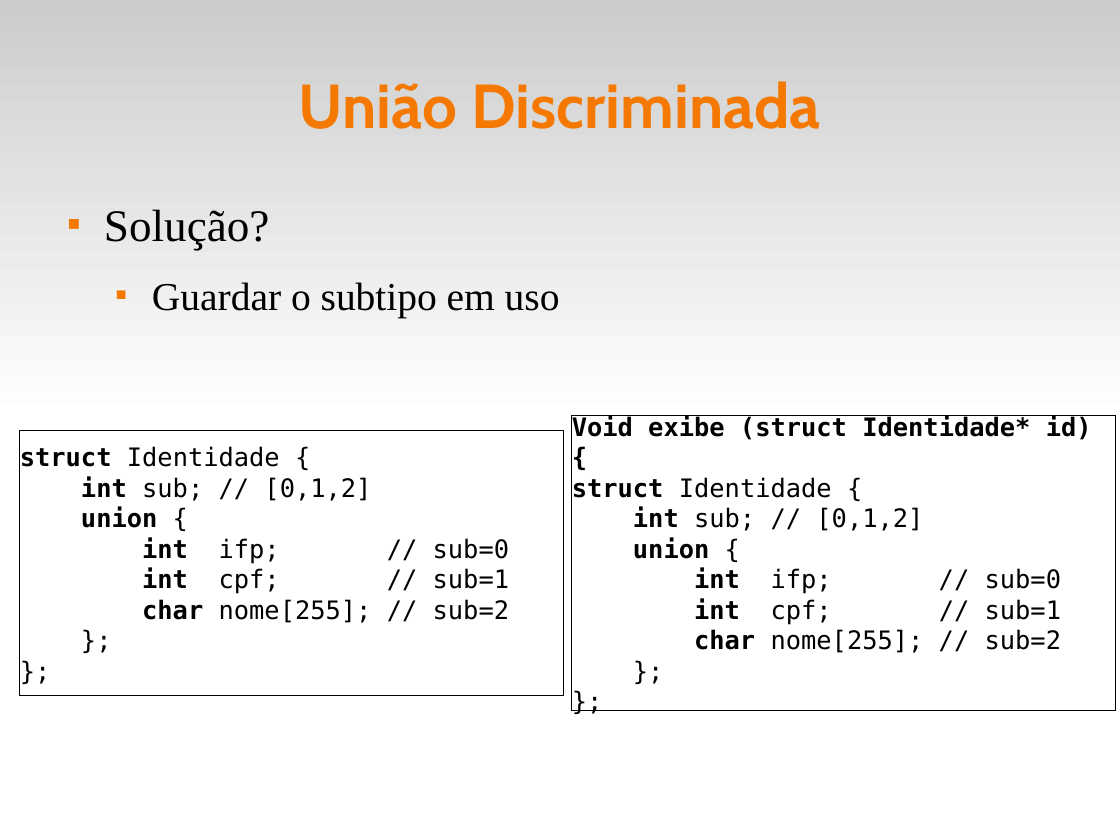
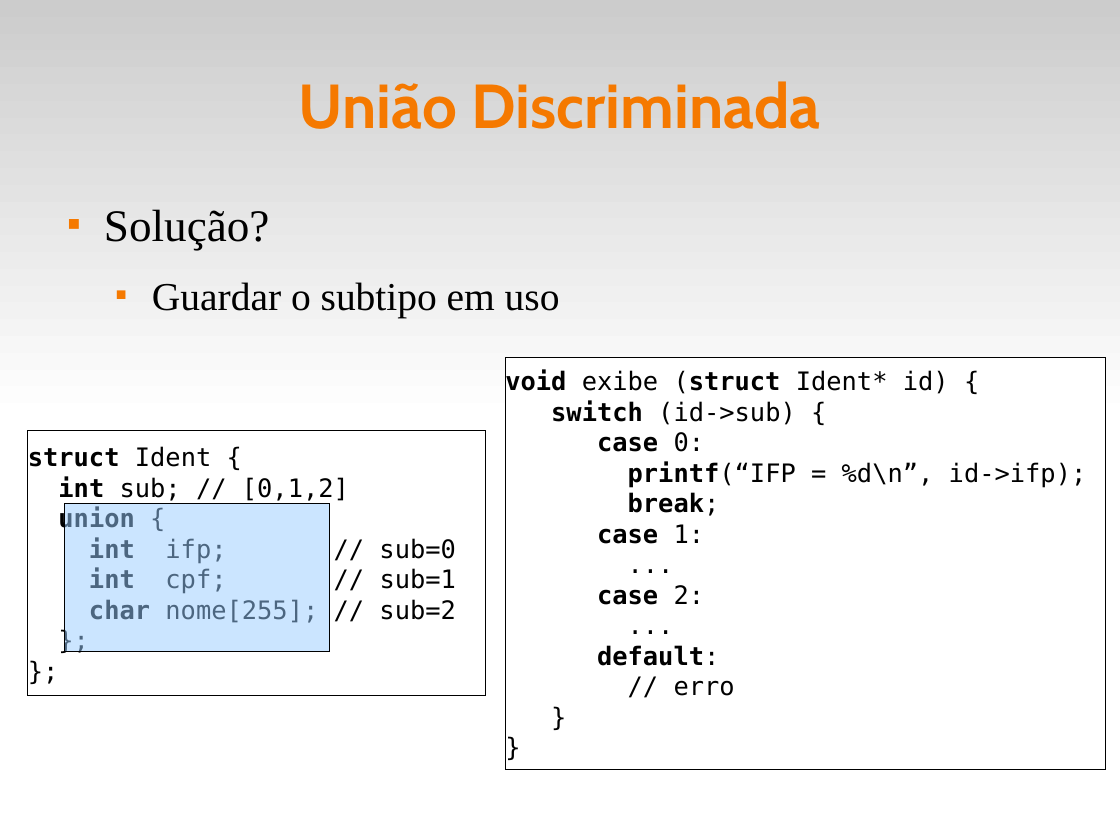
Before and after one commit to fsantanna-uerj/LP1, a slide deck: slide 24 of Slides/lp1-07-compostos.odp. Drawn at 1120x840 pixels with LibreOffice and Linux fonts; fonts in the diff are those of the drawing. Boxes give left, top, right and bottom in pixels: in the first picture for what was removed or moved away, otherwise in the second. Text is boxed around its words. In the diff, an @@ line names an element or a change of style, - is before the commit and + after.

```diff
--- a/Slides/lp1-07-compostos.odp
+++ b/Slides/lp1-07-compostos.odp
@@ rectangle "void exibe (struct Ident* id) ..." resized from (x1=572, y1=416, x2=1116, y2=710) to (x1=505, y1=357, x2=1106, y2=769) @@
@@ text in rectangle at (x1=505, y1=370, x2=1087, y2=696): text changed @@
-Void exibe (struct Identidade* id) {
-struct Identidade {
-int sub; // [0,1,2]
-union {
-int ifp; // sub=0
-int cpf; // sub=1
-char nome[255]; // sub=2
-};
-};
+void exibe (struct Ident* id) {
+switch (id->sub) {
+case 0:
+printf(“IFP = %d\n”, id->ifp);
+break;
+case 1:
+...
+case 2:
+...
+default:
+// erro
+}
+}
@@ rectangle "struct Ident {" resized from (x1=20, y1=431, x2=564, y2=696) to (x1=27, y1=431, x2=486, y2=696) @@
@@ text in rectangle at (x1=28, y1=446, x2=211, y2=467): text changed; bold on @@
-struct Identidade {
+struct Ident {
@@ rectangle added at (x1=64, y1=504, x2=329, y2=652), fill #99CCFF at 50% opacity, outline #000000 0 pt @@
```
Also in this commit, not shown: 2 other slides changed, 1 slide added, 2 other files.
